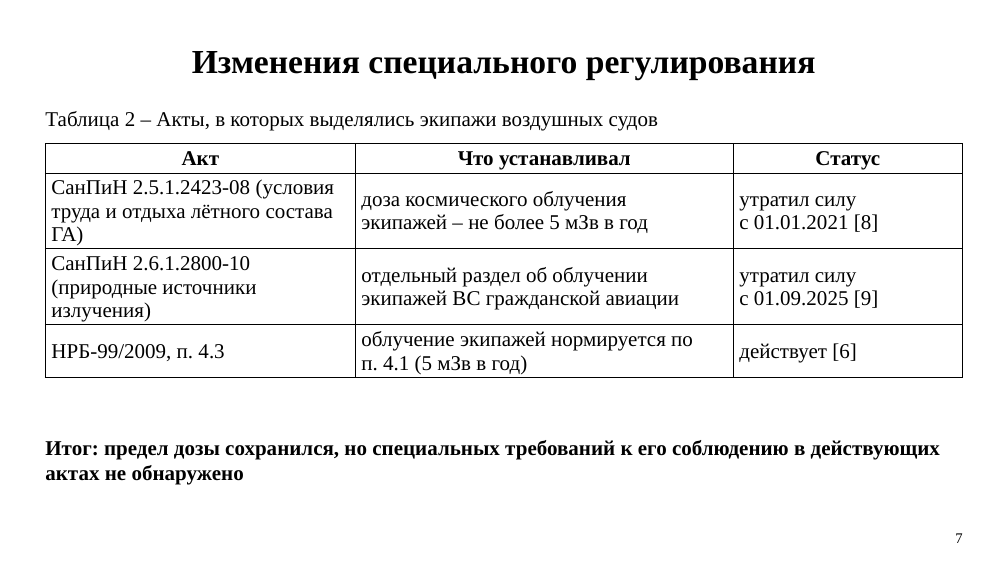
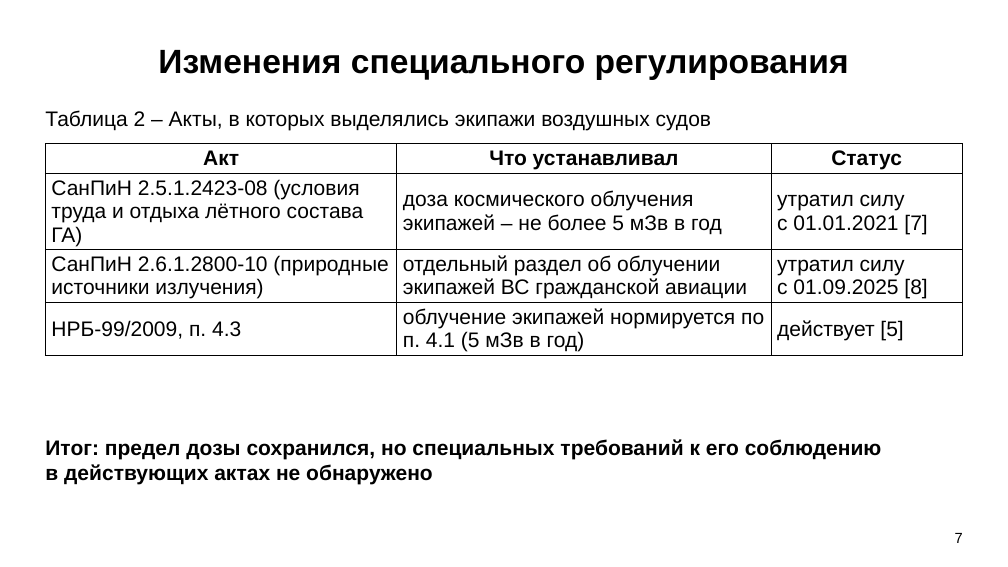
Before and after one commit to fintipluh1/rexy, a slide deck: slide 7 of Доклад_по_ГОСТ.pptx. Drawn at 1008x567 pixels with LibreOffice and Linux fonts; fonts in the diff are those of the drawing; background and template pictures are left out. Boxes give left, top, right and bottom in pixels: in the first picture for what was removed or moved away, otherwise in the second. Text is boxed around its words. In the diff, an @@ line names an element or a change of style, - is before the commit and + after.

```diff
--- a/Доклад_по_ГОСТ.pptx
+++ b/Доклад_по_ГОСТ.pptx
@@ table at (45, 144, 963, 356) @@
-row 2, column 3: утратил силу с 01.01.2021 [8]
+row 2, column 3: утратил силу с 01.01.2021 [7]
-row 3, column 3: утратил силу с 01.09.2025 [9]
+row 3, column 3: утратил силу с 01.09.2025 [8]
-row 4, column 3: действует [6]
+row 4, column 3: действует [5]
@@ font Times New Roman to Arial in "Акт", "Что устанавливал", "Статус", "СанПиН 2.5.1.2423‑08 (условия труда и отдыха лётного ..." and 5 more places @@
@@ font Times New Roman to Arial in 4 elements at (158, 50, 849, 80), (45, 110, 711, 131), (45, 439, 882, 485), (955, 533, 963, 543) @@
```
Also in this commit, not shown: 15 other slides changed, 3 other files.
